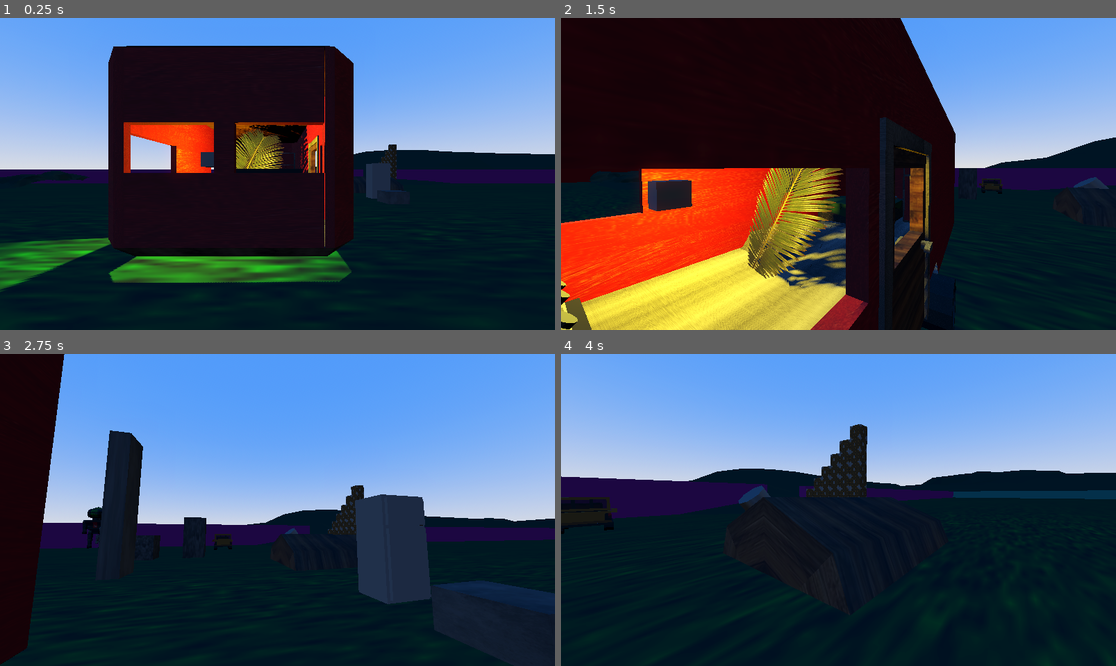
Above: before the commit, frames 1-4 (two rows, left to right).
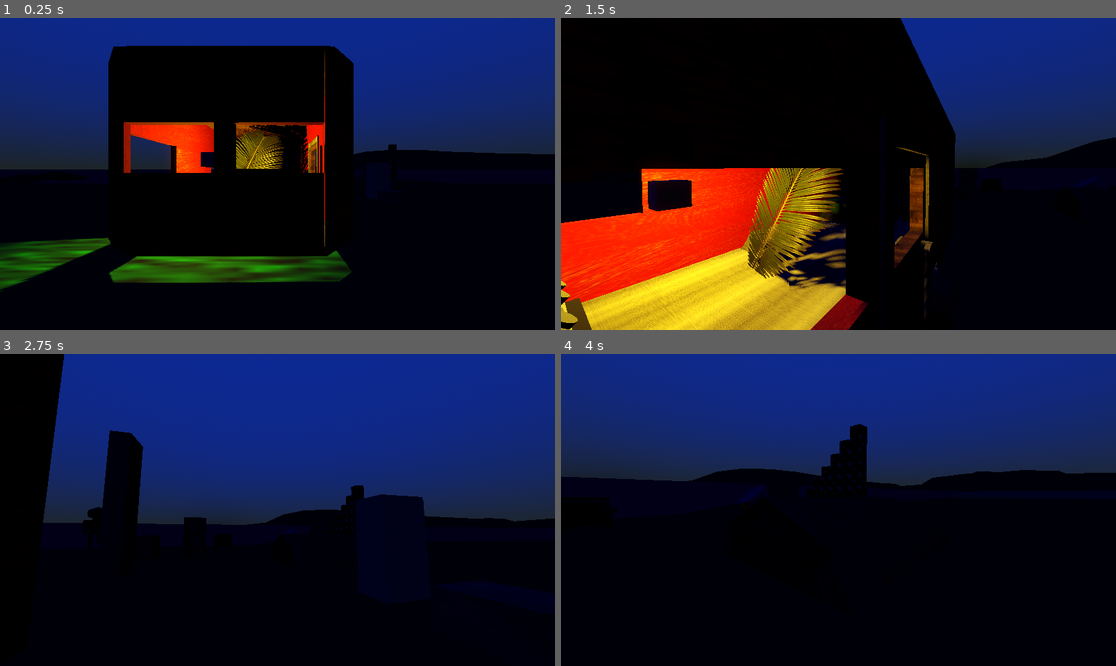
Above: after the commit, the same moments.

Repository: Solaros711/lockertesting
Game: Godot game, scene res://scenes/world.tscn
Same seed, same stepped clock (60 frames per second), same inputs: the game is played once before the commit and once after it.
Inputs (mouse positions are in pixels of both pictures, inside the frame that each line leads up to):
- Up to frame 1 (0.25 s): no input
- Up to frame 2 (1.5 s): move the mouse to (866, 174) at 0.52 s; hold W (forward) from 0.53 s (still down); tap E (interact) at 0.6 s; tap Space (jump) at 0.77 s; move the mouse to (810, 174) at 1.27 s; tap Shift (sprint) at 1.35 s
- Up to frame 3 (2.75 s): keep holding W (forward); tap Space (jump) at 1.52 s; move the mouse to (288, 503) at 2.02 s; tap E (interact) at 2.1 s
- Up to frame 4 (4 s): keep holding W (forward); move the mouse to (832, 516) at 2.77 s; tap Shift (sprint) at 2.85 s; tap Space (jump) at 3.02, 3.77 s; move the mouse to (877, 513) at 3.52 s; tap E (interact) at 3.6 s

The runs differ from the first frame. In frame 1, 75% of the frame differs, in the area x 0-100%, y 0-100%; in frame 2, 50%; in frame 3, 90%; in frame 4, 97%.

Commit message:
added sky and horizon color change over time

Diff:
--- a/scenes/world.tscn
+++ b/scenes/world.tscn
@@ -27,14 +27,14 @@
 script = ExtResource("2_kpybi")
 seconds = 0
 minutes = 0
-hours = 0
+hours = 6
 days = 27
 years = 2492
 metadata/_custom_type_script = "uid://cpqh2tucvqh4r"
 
 [sub_resource type="ProceduralSkyMaterial" id="ProceduralSkyMaterial_f3sb7"]
-sky_top_color = Color(0.25098, 0.470588, 0.952941, 1)
-sky_horizon_color = Color(0.768627, 0.776471, 0.788235, 1)
+sky_top_color = Color(0.0733829, 0.147423, 0.441794, 1)
+sky_horizon_color = Color(0.121569, 0.137255, 0.121569, 1)
 ground_horizon_color = Color(0.662243, 0.671743, 0.686743, 1)
 
 [sub_resource type="Sky" id="Sky_fj7yv"]
@@ -113,10 +113,11 @@
 
 [node name="world" type="Node3D"]
 
-[node name="TimeSystem" type="Node" parent="." node_paths=PackedStringArray("sun")]
+[node name="TimeSystem" type="Node" parent="." node_paths=PackedStringArray("sun", "sky")]
 script = ExtResource("1_oo54l")
 date_time = SubResource("Resource_ctatt")
 sun = NodePath("../world lighting/Sun")
+sky = NodePath("../world lighting/WorldEnvironment")
 ticks_per_second = 30
 metadata/_custom_type_script = "uid://ditpaf5ylw1qw"
 
--- a/scripts/sky/sun.gd
+++ b/scripts/sky/sun.gd
@@ -4,7 +4,6 @@
 const DAWN_COLOR = Color(1.0, 0.4705, 0, 1.0)
 const DAY_COLOR = Color(1.0, 0.9686, 0.6235, 1.0)
 const SUN_ROTATE: float = 0.00003644
-var cur_time: int = 0
 
 # Called when the node enters the scene tree for the first time.
 func _ready() -> void:
@@ -13,9 +12,6 @@
 
 #rotates the sun on the x axis, changing the color based on where it is on the horizon
 func do_sun_move(time: DateTime):
-	if cur_time != time.hours:
-		cur_time = time.hours
-		print(rotation.x*(180/3.14159))
 	if(rotation.x > 0.10472):
 		rotate_x(SUN_ROTATE)
 		light_energy = 0.0
--- a/scripts/sky/world_environment.gd
+++ b/scripts/sky/world_environment.gd
@@ -1,9 +1,46 @@
 extends WorldEnvironment
 var world_sky_material = environment.sky.sky_material
+
+const SKY_DAY_TOPCOLOR = Color(0.2509,0.4705,0.9529,1.0)
+const SKY_DAY_HORCOLOR = Color(0.7686,0.7764,0.7882,1.0)
+const SKY_NIGHT_TOPCOLOR = Color(0.0745,0.1490,0.4431,1.0)
+const SKY_NIGHT_HORCOLOR = Color(0.1215,0.1372,0.1215,1.0)
+const SKY_COLOR_ADJUST: float = 0.00002
+var cur_top_color = Color()
+var cur_hor_color = Color()
 
 # Called when the node enters the scene tree for the first time.
 func _ready() -> void:
 	pass # Replace with function body.
 
-func do_color_change() -> void:
-	pass
+func do_sky_color_change(time: DateTime):
+	cur_top_color = world_sky_material.sky_top_color
+	cur_hor_color = world_sky_material.sky_horizon_color
+	if(time.daytime):
+		if(cur_top_color.r < SKY_DAY_TOPCOLOR.r):
+			cur_top_color.r += SKY_COLOR_ADJUST
+		if(cur_top_color.g < SKY_DAY_TOPCOLOR.g):
+			cur_top_color.g += SKY_COLOR_ADJUST
+		if(cur_top_color.b < SKY_DAY_TOPCOLOR.b):
+			cur_top_color.b += SKY_COLOR_ADJUST
+		if(cur_hor_color.r < SKY_DAY_HORCOLOR.r):
+			cur_hor_color.r += SKY_COLOR_ADJUST
+		if(cur_hor_color.g < SKY_DAY_HORCOLOR.g):
+			cur_hor_color.g += SKY_COLOR_ADJUST
+		if(cur_hor_color.b < SKY_DAY_HORCOLOR.b):
+			cur_hor_color.b += SKY_COLOR_ADJUST
+	else:
+		if(cur_top_color.r > SKY_NIGHT_TOPCOLOR.r):
+			cur_top_color.r -= SKY_COLOR_ADJUST
+		if(cur_top_color.g > SKY_NIGHT_TOPCOLOR.g):
+			cur_top_color.g -= SKY_COLOR_ADJUST
+		if(cur_top_color.b > SKY_NIGHT_TOPCOLOR.b):
+			cur_top_color.b -= SKY_COLOR_ADJUST
+		if(cur_hor_color.r > SKY_NIGHT_HORCOLOR.r):
+			cur_hor_color.r -= SKY_COLOR_ADJUST
+		if(cur_hor_color.g > SKY_NIGHT_HORCOLOR.g):
+			cur_hor_color.g -= SKY_COLOR_ADJUST
+		if(cur_hor_color.b > SKY_NIGHT_HORCOLOR.b):
+			cur_hor_color.b -= SKY_COLOR_ADJUST
+	world_sky_material.sky_top_color = cur_top_color
+	world_sky_material.sky_horizon_color = cur_hor_color
--- a/scripts/time/date_time.gd
+++ b/scripts/time/date_time.gd
@@ -21,7 +21,7 @@
 
 var delta_time: float = 0
 var leap_year: bool = false
-var cur_time: int = 0
+var daytime: bool = false
 
 #increases seconds based ticks that have passed.
 func increase_by_sec(delta_seconds: float) -> void:
@@ -80,10 +80,13 @@
 	seconds = seconds % 60
 	minutes = minutes % 60
 	hours = hours % 24
-	if cur_time != hours:
-		cur_time = hours
-		print(cur_time)
-	print_date()
+
+	if hours >= 6 or hours <= 18:
+		daytime = true
+	else:
+		daytime = false
+
+	#print_date()
 
 #Handles assigning a visable season based on the month.
 func handle_season(month: int):
--- a/scripts/time/time_system.gd
+++ b/scripts/time/time_system.gd
@@ -2,6 +2,7 @@
 
 @export var date_time: DateTime
 @export var sun: DirectionalLight3D
+@export var sky: WorldEnvironment
 #number of ticks per second. Increasing the number speeds up time, decreasing the number slows it down
 @export var ticks_per_second: int = 6
 
@@ -9,3 +10,4 @@
 func _process(delta: float) -> void:
 	date_time.increase_by_sec(delta * ticks_per_second)
 	sun.do_sun_move(date_time)
+	sky.do_sky_color_change(date_time)
